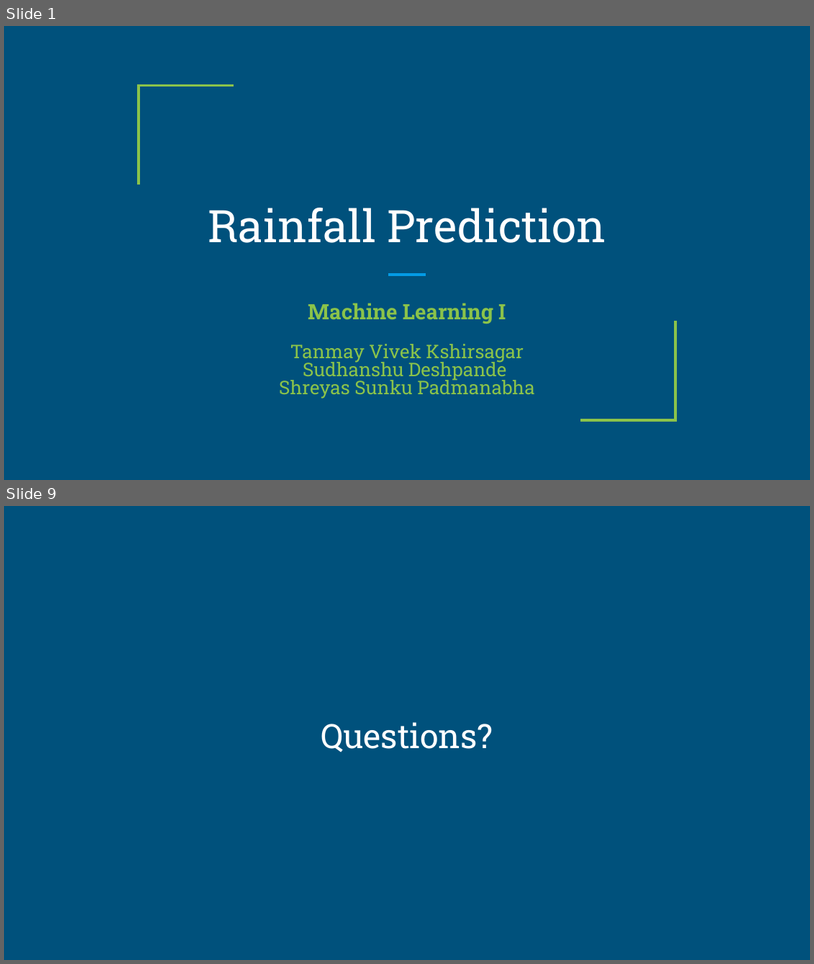
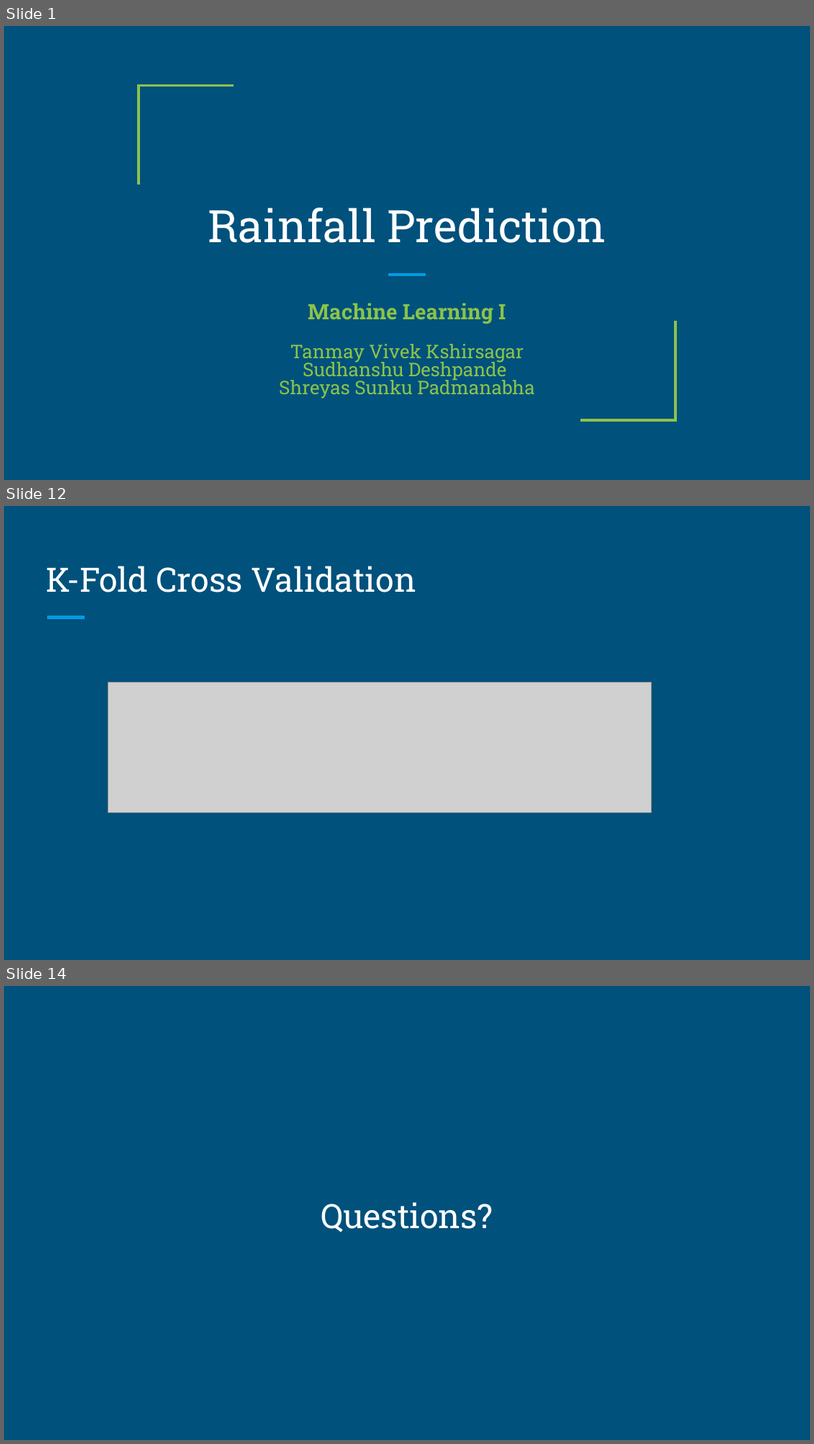
Before and after one commit to tanmayk26/FinalProject-Group3, a slide deck: Final-Group-Presentation/Final-Group-Presentation.pptx. Shown one above the other, each under a label of ours: slides 1 and 9 before the commit, slides 1, 12 and 14 after it; the slides between them are not shown. The pictures are 814x964 and 814x1444 pixels, drawn with LibreOffice and Linux fonts; fonts in the diff are those of the drawing; grey boxes stand for pictures. Boxes give left, top, right and bottom in pixels: in the first picture for what was removed or moved away, otherwise in the second. Text is boxed around its words. In the diff, an @@ line names an element or a change of style, - is before the commit and + after.

```diff
--- a/Final-Group-Presentation/Final-Group-Presentation.pptx
+++ b/Final-Group-Presentation/Final-Group-Presentation.pptx
@@ slide 12 added at (4, 506, 810, 960), background #00517C @@
@@ title added at (46, 566, 417, 592), 30 pt, text #FFFFFF @@
+K-Fold Cross Validation
@@ line added from (47, 618) to (85, 618), #039BE5 3 pt @@
@@ picture added at (108, 682, 651, 813) @@
@@ what was slide 9 is now slide 14 @@
```
Also in this commit, not shown: 3 slides changed, 8 other slides added, 4 slides removed.
